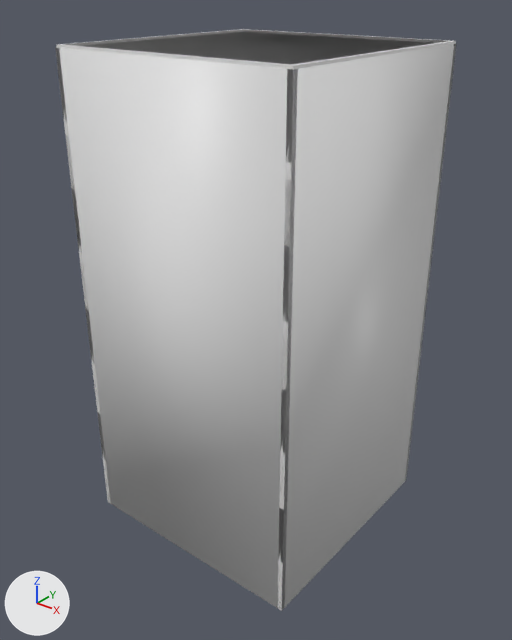
An edit to the OBJ model Unity/Crimson Sands/Assets/Models/Environment/Buildings/building.obj, drawn before and after from the same camera.
The view is the same before and after, from a 50 mm camera at (84.0, -106.6, 111.3) aimed at (0.4, -2.1, 46.4). Lighting does not change. The marker at lower left points along +X, +Y and +Z. Where no turn or scale is listed for an object, it has been applied to the vertices. Vertices at the same position are counted once.

Objects in the first picture: 'building'.
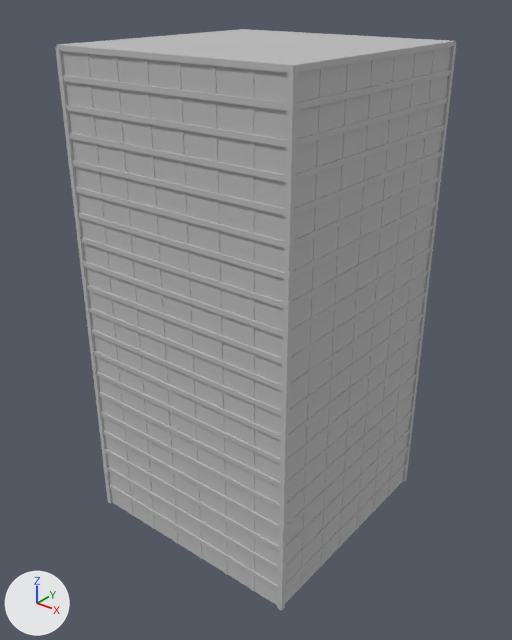
Boxes [x1, y1, x2, y2] around the edits, measured in the pictures (512 x 640 px; the box of a moved part takes in the faces that stretch with it):
part 1 of me_building, moved or reshaped (not visible before): after [388, 50, 437, 497]
part 2 of me_building, moved or reshaped (not visible before): after [373, 53, 418, 512]
part 3 of me_building, moved or reshaped (not visible before): after [357, 56, 398, 529]
part 4 of me_building, moved or reshaped (not visible before): after [339, 60, 376, 548]
part 5 of me_building, moved or reshaped (not visible before): after [321, 64, 351, 567]
part 6 of me_building, moved or reshaped (not visible before): after [301, 68, 325, 587]
part 7 of me_building, moved or reshaped (not visible before): after [248, 69, 255, 592]
part 8 of me_building, moved or reshaped (not visible before): after [210, 65, 228, 575]
part 9 of me_building, moved or reshaped (not visible before): after [175, 62, 202, 559]
part 10 of me_building, moved or reshaped (not visible before): after [143, 59, 178, 544]
part 11 of me_building, moved or reshaped (not visible before): after [112, 56, 155, 529]
part 12 of me_building, moved or reshaped (not visible before): after [84, 53, 133, 516]
part 13 of me_building, rebuilt (not visible afterwards): before [84, 32, 432, 64]
part 14 of me_building, recoloured: [55, 29, 456, 611] in both
part 15 of me_building, recoloured: after [62, 47, 451, 606]

The change, as a diff of the scene's bpy script:
```diff
--- a/Unity/Crimson Sands/Assets/Models/Environment/Buildings/building.obj.py
+++ b/Unity/Crimson Sands/Assets/Models/Environment/Buildings/building.obj.py
@@ mat_lambert2sg @@
+mat_lambert2sg = principled_material('lambert2SG')
+mat_lambert2sg.base_color = (0.5, 0.5, 0.5)  # grey #bcbcbc
+mat_lambert2sg.roughness = 1.0
@@ mat_lambert3sg @@
+mat_lambert3sg = principled_material('lambert3SG')
+mat_lambert3sg.base_color = (0.5, 0.5, 0.5)  # grey #bcbcbc
+mat_lambert3sg.roughness = 1.0
@@ me_building @@
-me_building.from_pydata(...)  # 3772 vertices, 2812 faces; spans x -25.5..25.5, y -25.5..25.5, z 0.0..100.5
+me_building.from_pydata(...)  # 3244 vertices, 2567 faces; spans x -25.5..25.5, y -25.5..25.5, z 0.0..100.5
+# me_building part 1: the loose piece of 84 vertices spanning x 24.9..25.1, y 19.5..20.5, z 0.0..100.0 is moved by (0.0, -2.1, 0.0), in mat_lambert4sg (grey #bcbcbc)
+# me_building part 2: the loose piece of 84 vertices spanning x 24.9..25.1, y 9.5..10.5, z 0.0..100.0 is moved by (0.0, 0.7, 0.0), in mat_lambert4sg (grey #bcbcbc)
+# me_building part 3: the loose piece of 84 vertices spanning x 24.9..25.1, y 4.5..5.5, z 0.0..100.0 is moved by (0.0, -1.4, 0.0), in mat_lambert4sg (grey #bcbcbc)
+# me_building part 4: the loose piece of 84 vertices spanning x 24.9..25.1, y -5.5..-4.5, z 0.0..100.0 is moved by (0.0, 1.4, 0.0), in mat_lambert4sg (grey #bcbcbc)
+# me_building part 5: the loose piece of 84 vertices spanning x 24.9..25.1, y -10.5..-9.5, z 0.0..100.0 is moved by (0.0, -0.7, 0.0), in mat_lambert4sg (grey #bcbcbc)
+# me_building part 6: the loose piece of 84 vertices spanning x 24.9..25.1, y -20.5..-19.5, z 0.0..100.0 is moved by (0.0, 2.1, 0.0), in mat_lambert4sg (grey #bcbcbc)
+# me_building part 7: the loose piece of 84 vertices spanning x 19.5..20.5, y -25.1..-24.9, z 0.0..100.0 is moved by (-2.1, 0.0, 0.0), in mat_lambert4sg (grey #bcbcbc)
+# me_building part 8: the loose piece of 84 vertices spanning x 9.5..10.5, y -25.1..-24.9, z 0.0..100.0 is moved by (0.7, 0.0, 0.0), in mat_lambert4sg (grey #bcbcbc)
+# me_building part 9: the loose piece of 84 vertices spanning x 4.5..5.5, y -25.1..-24.9, z 0.0..100.0 is moved by (-1.4, 0.0, 0.0), in mat_lambert4sg (grey #bcbcbc)
+# me_building part 10: the loose piece of 84 vertices spanning x -5.5..-4.5, y -25.1..-24.9, z 0.0..100.0 is moved by (1.4, 0.0, 0.0), in mat_lambert4sg (grey #bcbcbc)
+# me_building part 11: the loose piece of 84 vertices spanning x -10.5..-9.5, y -25.1..-24.9, z 0.0..100.0 is moved by (-0.7, 0.0, 0.0), in mat_lambert4sg (grey #bcbcbc)
+# me_building part 12: the loose piece of 84 vertices spanning x -20.5..-19.5, y -25.1..-24.9, z 0.0..100.0 is moved by (2.1, 0.0, 0.0), in mat_lambert4sg (grey #bcbcbc)
+# me_building part 13: the loose piece of 8 vertices spanning x -25.0..25.0, y -25.0..25.0, z 0.0..100.0 is rebuilt with 488 vertices and now spans x -24.8..24.8, y -24.8..24.8, z 0.0..100.0, in mat_initialshadinggroup (grey #bcbcbc)
+# me_building part 14: 560 faces spanning x -25.5..25.5, y -25.5..25.5, z 0.0..100.5 switch from no material to mat_lambert3sg (grey #bcbcbc)
+# me_building part 15: 80 faces spanning x -25.0..25.0, y -25.0..25.0, z 0.0..100.0 switch from no material to mat_lambert2sg (grey #bcbcbc)
+me_building.materials.append(mat_lambert4sg)  # grey #bcbcbc
+me_building.materials.append(mat_initialshadinggroup)  # grey #bcbcbc
```
